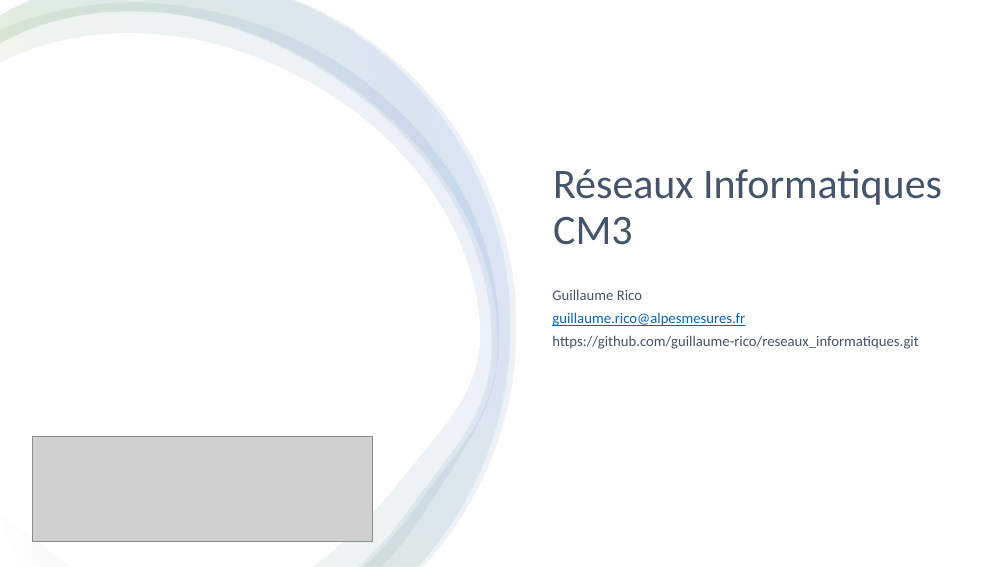
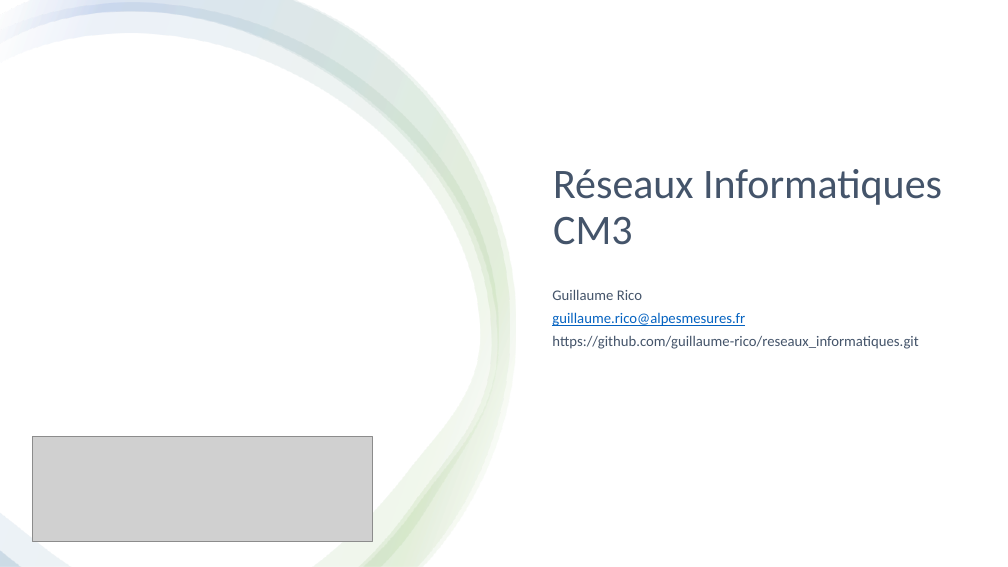
Before and after one commit to guillaume-rico/reseaux_informatiques, a slide deck: slide 1 of 01_CM/CM3 Réseaux Informatiques.pptx. Drawn at 1008x567 pixels with LibreOffice and Linux fonts; fonts in the diff are those of the drawing; grey boxes stand for pictures. Boxes give left, top, right and bottom in pixels: in the first picture for what was removed or moved away, otherwise in the second. Text is boxed around its words. In the diff, an @@ line names an element or a change of style, - is before the commit and + after.

```diff
--- a/01_CM/CM3 Réseaux Informatiques.pptx
+++ b/01_CM/CM3 Réseaux Informatiques.pptx
@@ outline redrawn in 3 elements at bbox=[0, 0, 510, 567], bbox=[0, 0, 515, 566], bbox=[0, 3, 498, 567] @@
```
Also in this commit, not shown: 2 other slides changed, 2 slides removed, 2 other files.
